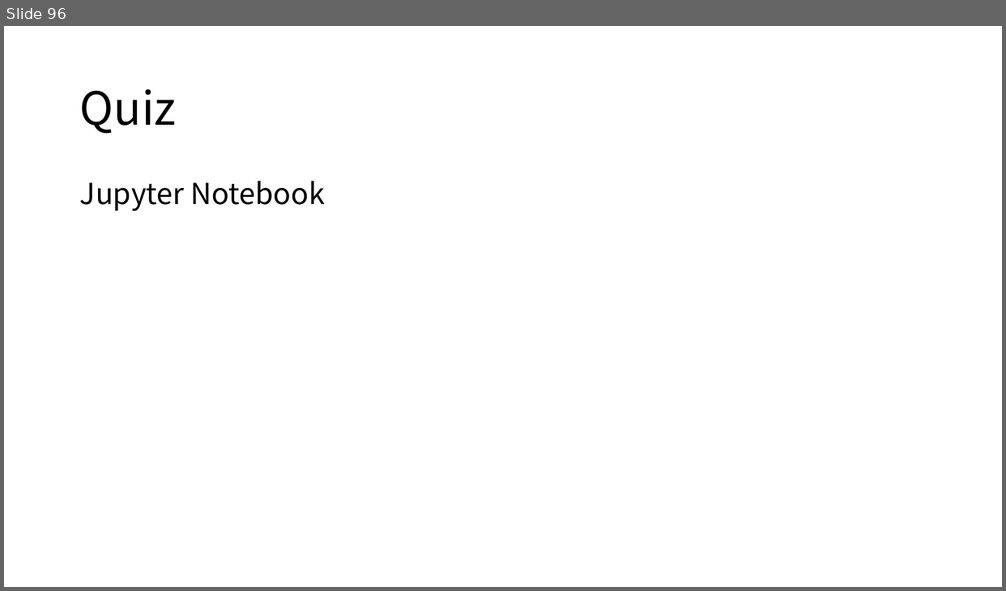
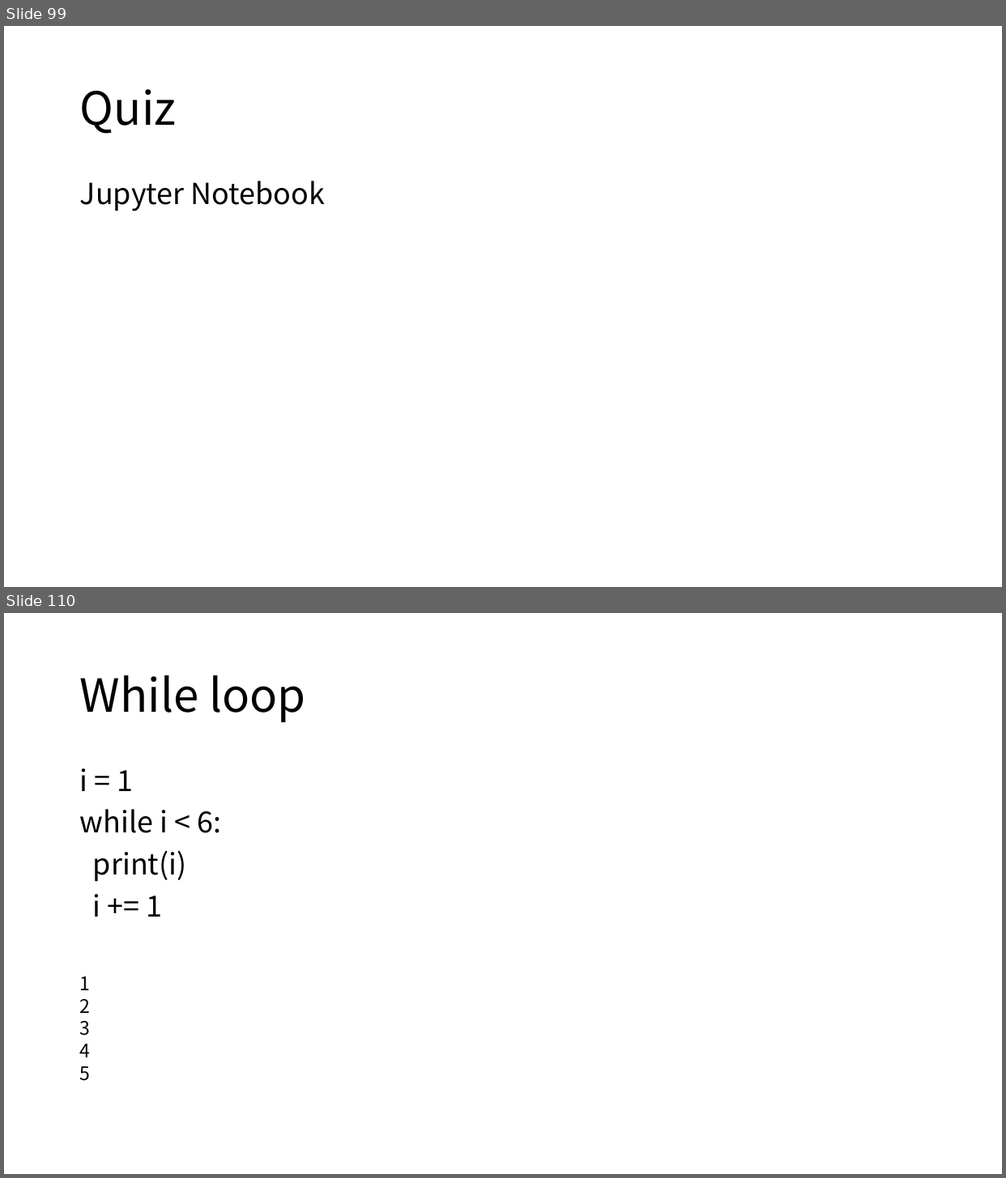
Before and after one commit to HanSeunghyuk/Python_Tutorial, a slide deck: Python Tutorial.pptx. Shown one above the other, each under a label of ours: slide 96 before the commit, slides 99 and 110 after it; the slides between them are not shown. The pictures are 1006x591 and 1006x1178 pixels, drawn with LibreOffice and Linux fonts; fonts in the diff are those of the drawing. Boxes give left, top, right and bottom in pixels: in the first picture for what was removed or moved away, otherwise in the second. Text is boxed around its words. In the diff, an @@ line names an element or a change of style, - is before the commit and + after.

```diff
--- a/Python Tutorial.pptx
+++ b/Python Tutorial.pptx
@@ slide 110 added at <box>4,613,1002,1174</box>, background #FFFFFF @@
@@ title added at <box>80,675,305,722</box>, 44 pt, text #000000 @@
+While loop
@@ text added at <box>80,769,221,917</box>, 28 pt, text #000000 @@
+i = 1
+while i < 6:
+print(i)
+i += 1
@@ text added at <box>80,977,91,1081</box>, 18 pt, text #000000 @@
+1
+2
+3
+4
+5
@@ what was slide 96 is now slide 99 @@
```
Also in this commit, not shown: 16 other slides added.
